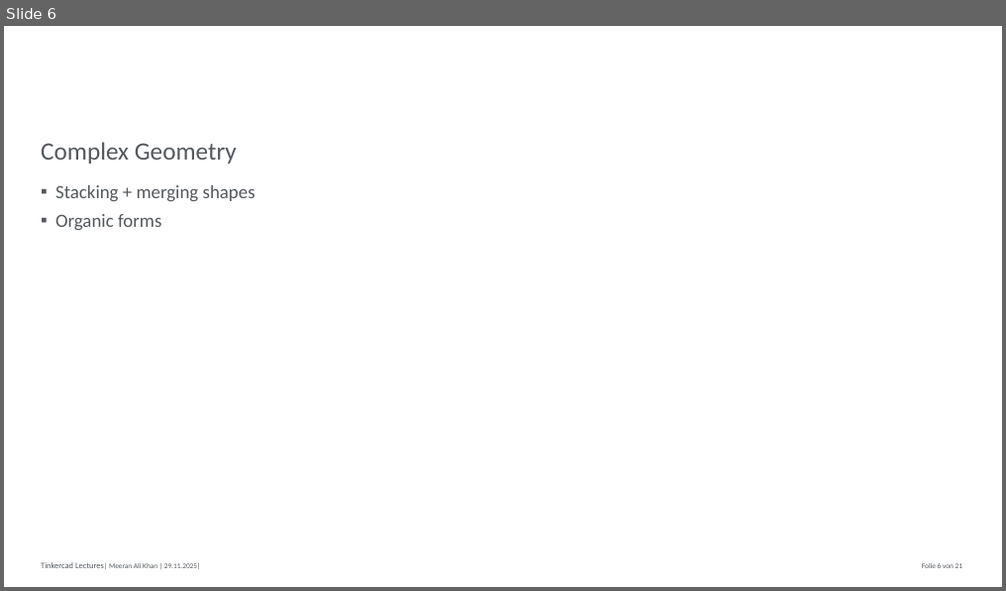
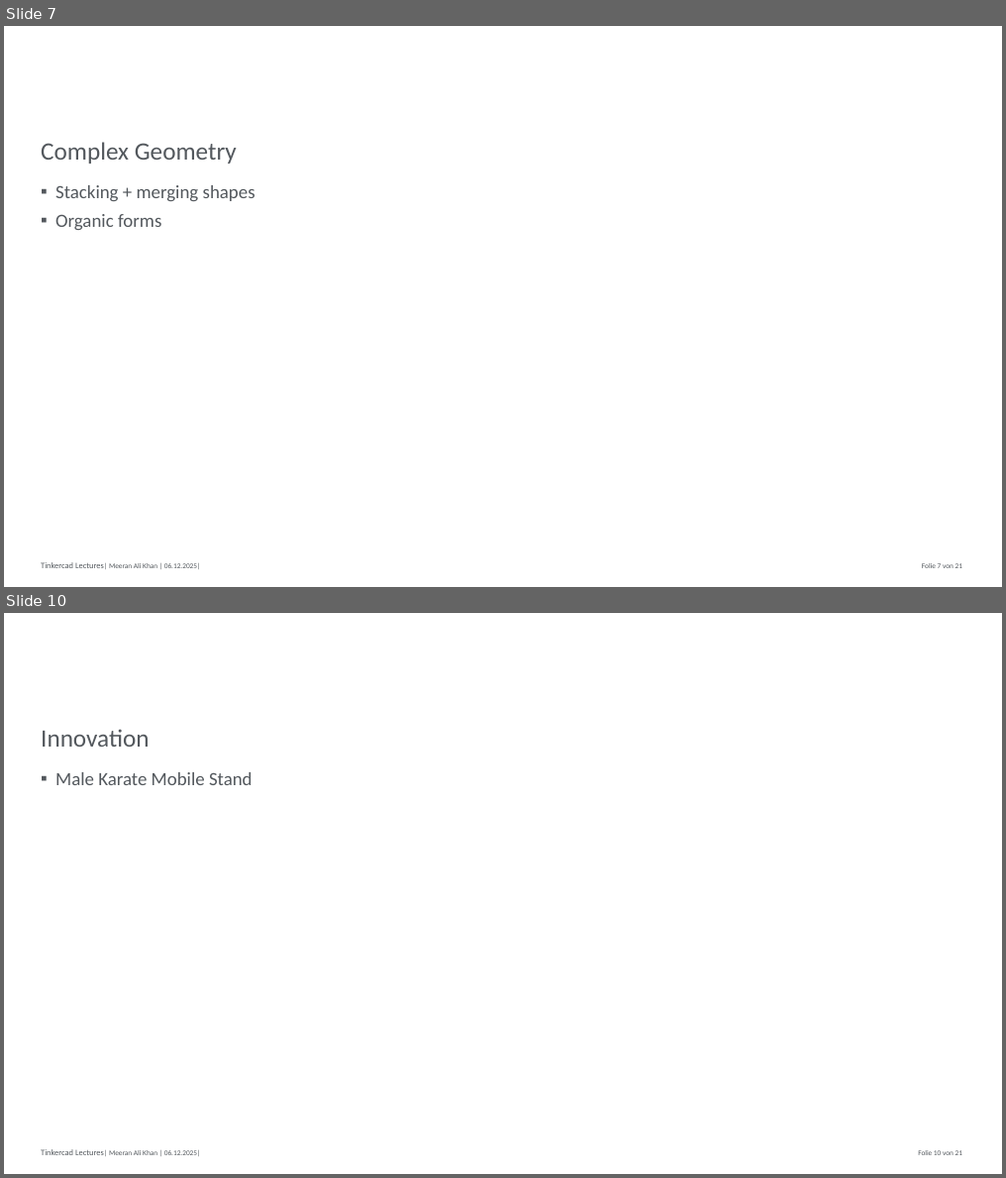
Before and after one commit to MAK-RPTU/Tinkercad, a slide deck: Lectures/Week3.pptx. Shown one above the other, each under a label of ours: slide 6 before the commit, slides 7 and 10 after it; the slides between them are not shown. The pictures are 1006x591 and 1006x1178 pixels, drawn with LibreOffice and Linux fonts; fonts in the diff are those of the drawing; background and template pictures are left out. Boxes give left, top, right and bottom in pixels: in the first picture for what was removed or moved away, otherwise in the second. Text is boxed around its words. In the diff, an @@ line names an element or a change of style, - is before the commit and + after.

```diff
--- a/Lectures/Week3.pptx
+++ b/Lectures/Week3.pptx
@@ slide 10 added at [4, 613, 1002, 1174], background #FFFFFF; not listed: 2 template elements that a slide beside it also shows @@
@@ title added at [41, 729, 149, 747], 24 pt, text #53585D @@
+Innovation
@@ text added at [55, 772, 252, 785], 18 pt, text #53585D @@
+▪ Male Karate Mobile Stand
@@ what was slide 6 is now slide 7 @@
```
Also in this commit, not shown: 8 other slides changed, 2 other slides added, 2 slides removed, 3 other files.
